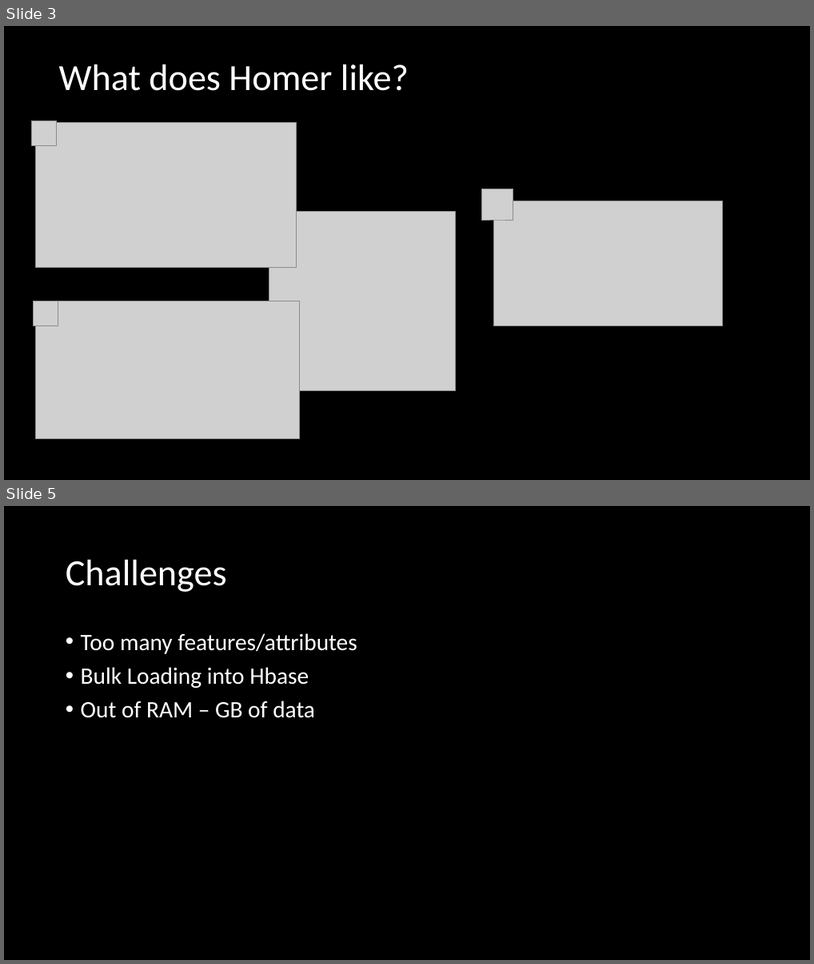
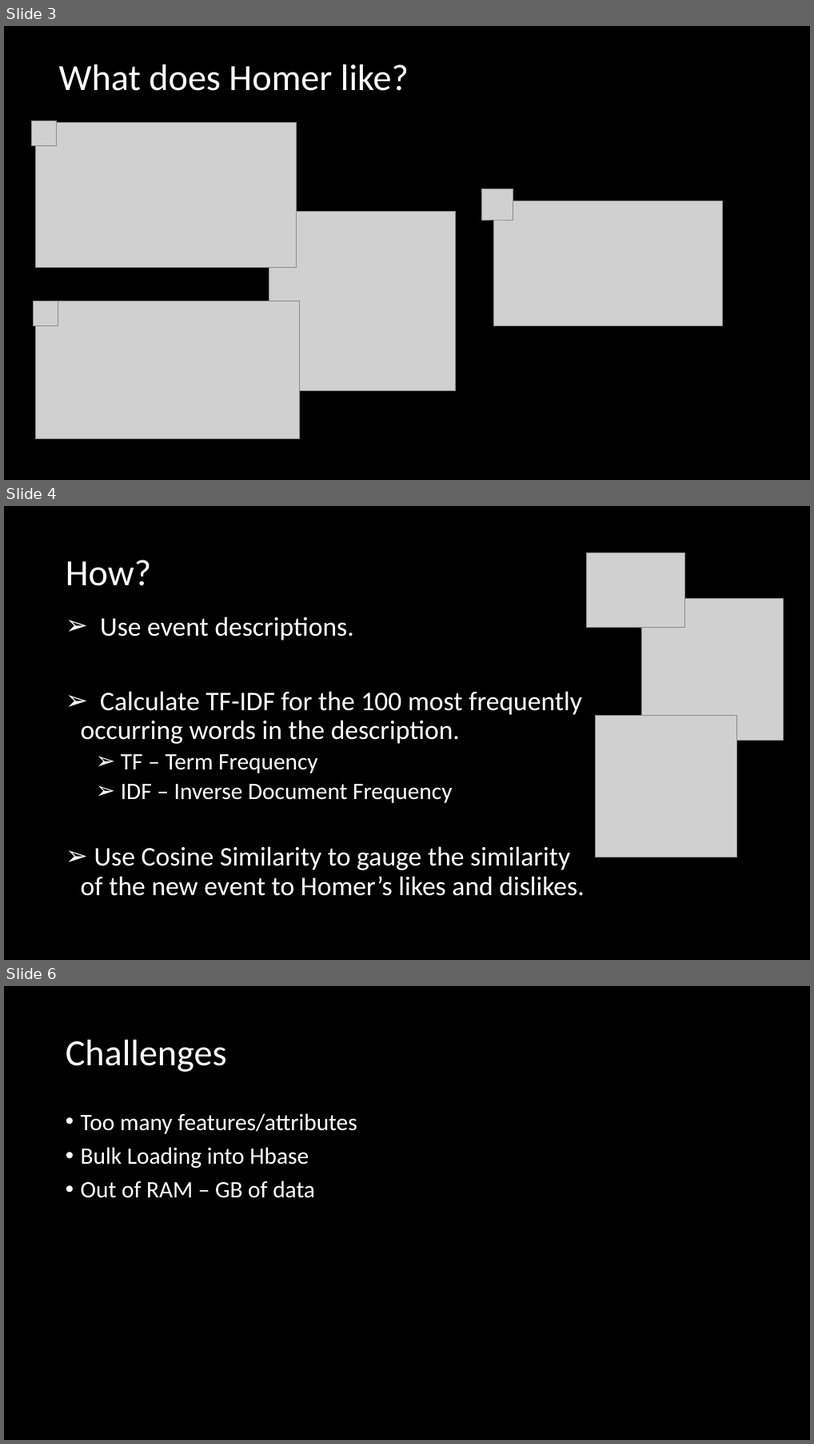
Before and after one commit to dhiviyadhanasekar/Events_Recommender, a slide deck: Big Data Project.pptx. Shown one above the other, each under a label of ours: slides 3 and 5 before the commit, slides 3, 4 and 6 after it; the slides between them are not shown. The pictures are 814x964 and 814x1444 pixels, drawn with LibreOffice and Linux fonts; fonts in the diff are those of the drawing; grey boxes stand for pictures. Boxes give left, top, right and bottom in pixels: in the first picture for what was removed or moved away, otherwise in the second. Text is boxed around its words. In the diff, an @@ line names an element or a change of style, - is before the commit and + after.

```diff
--- a/Big Data Project.pptx
+++ b/Big Data Project.pptx
@@ slide 4 added at box(4, 506, 810, 960), background #000000 @@
@@ picture added at box(587, 553, 685, 627) @@
@@ title added at box(66, 560, 151, 586), 44 pt, text #FFFFFF @@
+How?
@@ picture added at box(642, 599, 783, 740) @@
@@ text added at box(81, 616, 584, 896), 32 pt, text #FFFFFF @@
+➢ Use event descriptions.
+➢ Calculate TF-IDF for the 100 most frequently occurring words in the description.
+  ➢ TF – Term Frequency
+  ➢ IDF – Inverse Document Frequency
+➢ Use Cosine Similarity to gauge the similarity of the new event to Homer’s likes and dislikes.
@@ picture added at box(596, 715, 738, 856) @@
@@ what was slide 5 is now slide 6 @@
```
Also in this commit, not shown: 1 other slide added, 1 slide removed.
